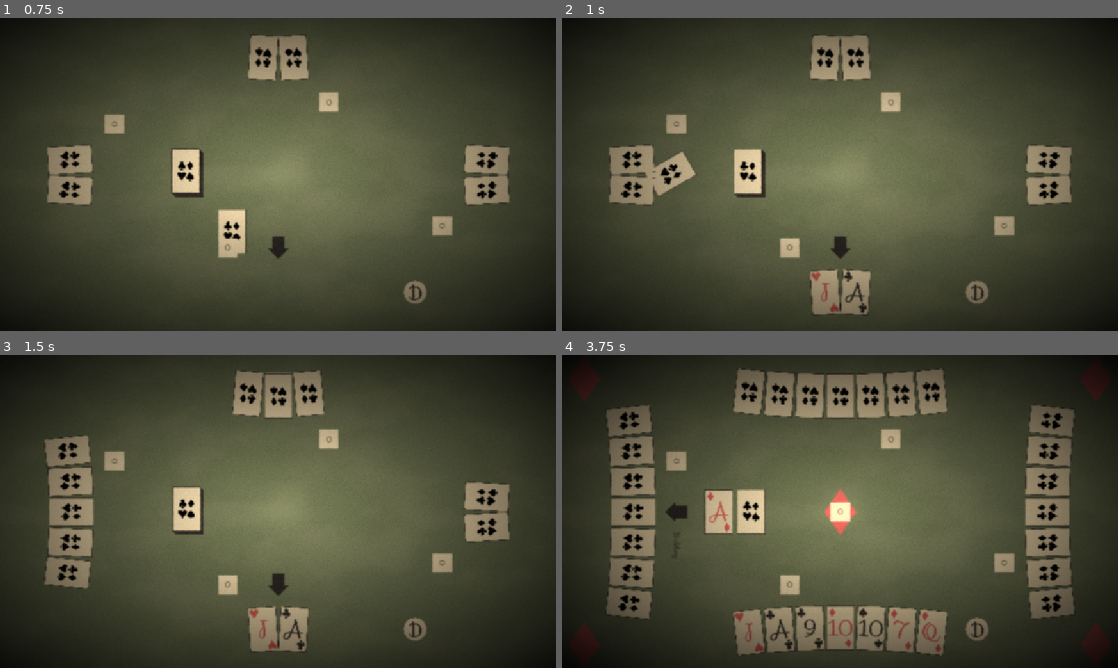
Above: before the commit, frames 1-4 (two rows, left to right).
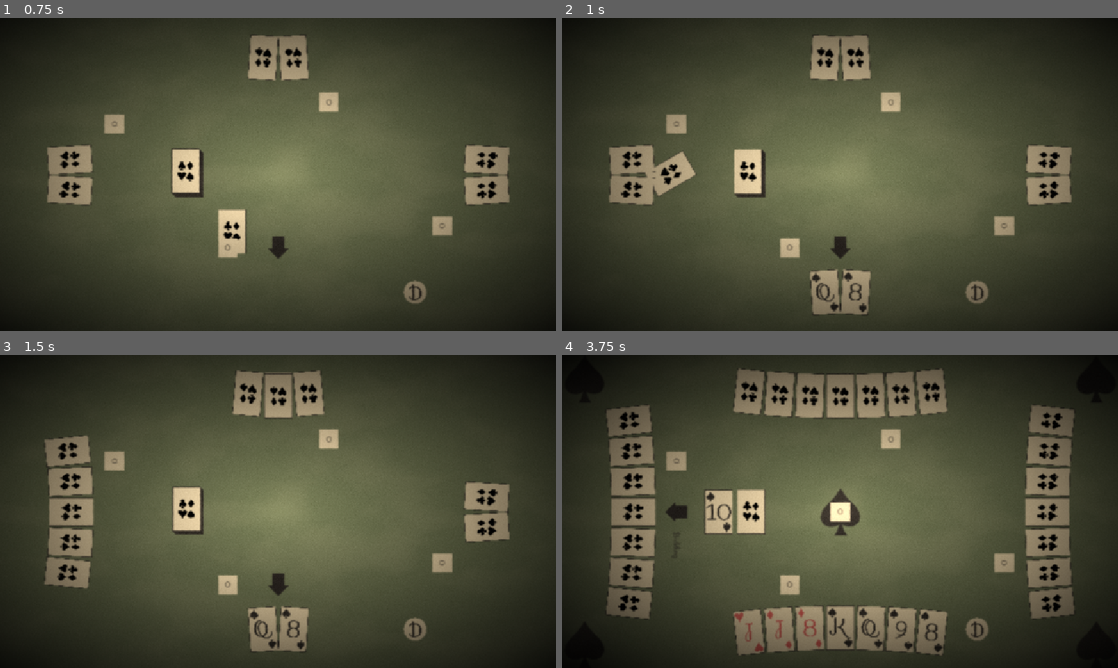
Above: after the commit, the same moments.

Repository: CMurtagh-LGTM/brackeys25.2
Game: Godot game, scene res://Main.tscn
Two runs of this game, one before a commit and one after it. Both use one fixed random seed, a clock stepped at 60 frames per second and the inputs below.
Inputs (mouse positions are in pixels of both pictures, inside the frame that each line leads up to):
- Up to frame 1 (0.75 s): move the mouse to (189, 174) at 0.52 s; click (189, 174) at 0.67 s
- Up to frame 2 (1 s): no input
- Up to frame 3 (1.5 s): move the mouse to (189, 511) at 1.27 s; click (189, 511) at 1.42 s
- Up to frame 4 (3.75 s): move the mouse to (751, 511) at 2.02 s; click (751, 511) at 2.17 s; move the mouse to (751, 511) at 2.77 s; click (751, 511) at 2.92 s; move the mouse to (751, 630) at 3.52 s; click (751, 630) at 3.67 s

Frame 1 is identical in both runs. In frame 2, 0.3% of the frame differs, in the area x 44-55%, y 80-95%; in frame 3, 0.3%; in frame 4, 2.7%, in the area x 1-99%, y 4-96%.

Commit message:
more ai and hand sorting

Diff:
--- a/Deck/Deck.gd
+++ b/Deck/Deck.gd
@@ -25,6 +25,3 @@
 
 func peek_top() -> Card:
 	return _cards.peek_top()
-
-func _ready() -> void:
-	reset()
--- a/GameManager/GameManager.gd
+++ b/GameManager/GameManager.gd
@@ -20,6 +20,9 @@
 @onready var _call_info: Label = $BidInfo/CallInfo
 
 @onready var _pips: Array[Sprite2D] = [$Pips/Pip0, $Pips/Pip1, $Pips/Pip2, $Pips/Pip3, $Pips/Pip4]
+
+@onready var _deck: Deck = $Deck
+@onready var _trick: Trick = $Trick
 
 const _arrow_offsets: Array[Vector2] = [
 	Vector2.DOWN * -Card.height,
@@ -33,9 +36,7 @@
 var _deal_packets: Array[int] = [2, 3, 2]
 var _deal_count: int = 3 # Number of times to deal
 
-var _deck: Deck
 var _hands: Array[Hand]
-var _trick: Trick
 var _turnup: Card = null
 
 var _trump: Suit
@@ -56,13 +57,6 @@
 func _ready() -> void:
 	globals.viewport_resize.connect(_on_viewport_resize)
 
-	_deck = _deck_scene.instantiate()
-	_deck.deck_info = deck_info
-	add_child(_deck)
-
-	_trick = _trick_scene.instantiate()
-	add_child(_trick)
-
 	_next.visible = false
 	_bid_info.visible = false
 
@@ -82,11 +76,7 @@
 
 	_on_viewport_resize()
 
-	_hands[0].set_is_player()
-
-	_dealer = randi_range(0, 3)
-
-	_deal()
+	_start_game()
 
 func _calculate_game_state() -> GameState:
 	return GameState.new(_trump, _trick.lead_suit(_trump), _deck.deck_info, _trick.get_cards(), _trick.card_count() == _hands.size() - 1)
@@ -103,15 +93,21 @@
 	_hands[_current_hand].gain_turn(_calculate_game_state())
 	_point_to_hand(_hand_index_to_compass(_current_hand))
 
-static func sum(accum, number):
-	return accum + number
+func _start_game() -> void:
+	_deck.deck_info = deck_info
+	_deck.reset()
+
+	_hands[0].set_is_player()
+	_dealer = randi_range(0, _hands.size() - 1)
+
+	_deal()
 
 func _deal() -> void:
 	_trump = null;
 	_on_update_trump()
 	_hands[_dealer].set_is_dealer()
 	_current_hand = (_dealer + 1) % _hands.size()
-	assert(_deal_packets.reduce(sum) == _deal_size)
+	assert(_deal_packets.reduce(Utils.sum) == _deal_size)
 	for packet: int in _deal_packets:
 		for relative_hand_index: int in _hands.size():
 			var hand = _hands[(relative_hand_index + _current_hand) % _hands.size()]
@@ -146,9 +142,9 @@
 		var disallowed_bid: int = (_deal_size - current_total) / (_hands.size() - relative_bid_index)
 
 		if hand.is_player():
-			await hand.player_bid(disallowed_bid)
+			await hand.player_bid(disallowed_bid, _deal_size)
 		else:
-			await hand.ai_bid(disallowed_bid, _hands[highest_bidder_index].current_bid(), _deck.peek_top(), _calculate_game_state())
+			await hand.ai_bid(disallowed_bid, _deal_size, _hands[highest_bidder_index].current_bid(), _deck.peek_top(), _calculate_game_state())
 
 		if hand.current_bid() > _hands[highest_bidder_index].current_bid():
 			highest_bidder_index = _current_hand
@@ -173,7 +169,7 @@
 	var highest_bidder: Hand = _hands[highest_bidder_index]
 	highest_bidder.add_card(_turnup)
 	_turnup = null
-	var _discarded_cards: Array[Card] = await highest_bidder.discard(_deal_size, _calculate_game_state(), "Bonus")
+	var _discarded_cards: Array[Card] = await highest_bidder.discard_to_bonus(_deal_size, _calculate_game_state(), "Bonus")
 	for card in _discarded_cards:
 		card.reveal()
 	await _bonus_pile.append(_discarded_cards)
--- a/GameManager/GameManager.tscn
+++ b/GameManager/GameManager.tscn
@@ -7,6 +7,8 @@
 [ext_resource type="Texture2D" uid="uid://b71j10i488kgw" path="res://Assets/Suits/Diamond.svg" id="5_hoh1d"]
 [ext_resource type="Texture2D" uid="uid://db1vhbyfchdln" path="res://Assets/Suits/Club.svg" id="6_6wl2n"]
 [ext_resource type="PackedScene" uid="uid://c767fye8y5ef1" path="res://Deck/Stack.tscn" id="8_6wl2n"]
+[ext_resource type="PackedScene" uid="uid://wd0t3t1h80bu" path="res://Trick/Trick.tscn" id="8_tb2wi"]
+[ext_resource type="PackedScene" uid="uid://bmtthu0vjtlh3" path="res://Deck/Deck.tscn" id="9_tb2wi"]
 
 [node name="GameManager" type="Node2D"]
 script = ExtResource("1_v4rul")
@@ -81,7 +83,7 @@
 vertical_alignment = 1
 
 [node name="Discard" parent="." instance=ExtResource("8_6wl2n")]
-position = Vector2(760, 324)
+position = Vector2(828, 324)
 
 [node name="Bonus" parent="." instance=ExtResource("8_6wl2n")]
 position = Vector2(760, 324)
@@ -95,3 +97,9 @@
 text = "1"
 horizontal_alignment = 1
 vertical_alignment = 1
+
+[node name="Trick" parent="." instance=ExtResource("8_tb2wi")]
+position = Vector2(576, 324)
+
+[node name="Deck" parent="." instance=ExtResource("9_tb2wi")]
+position = Vector2(392, 324)
--- a/Hand/AI.gd
+++ b/Hand/AI.gd
@@ -3,12 +3,21 @@
 
 const _delay := 0.5
 
-var _mistake_chance: float = 0.0 if Globals.debug_ai else 0.1
-var _bid_terribleness: float = 0.001 if Globals.debug_ai else 1.0
+const _mistake_chance: float = 0.0 if Globals.debug_ai else 0.1
+const _bid_deviation: float = 0.5 if Globals.debug_ai else 1.0
 
 # TODO calculate the threshold based on the deck
 const singleton_threshold: Card.Ordinal = Card.Ordinal.QUEEN
 const offsuit_threshold: Card.Ordinal = Card.Ordinal.ACE
+
+const stash_threshold: float = 1.5
+const high_bid: int = 3
+# How much to reduce score (highest_bid - high_bid + 1) * high_bid_penalty
+const high_bid_penalty = 0.25
+const turnup_score_threshold: float = 0.5
+const turnup_reveal_threshold: float = 0.75
+
+var _stashing: bool = false
 
 func _best_card_ordinal(cards: Array[Card], trump: Suit, exclude_suit: Suit, threshold: Card.Ordinal, include_bowers: bool = false) -> Card:
 	var best_card: Card = null
@@ -171,7 +180,7 @@
 
 	return _last(game_state, cards)
 
-func decide_bid(disallowed_bid: int, highest_bid: int, revealed_card: Card, game_state: GameState, cards: Array[Card]) -> int:
+func decide_bid(min_allowed_bid: int, max_allowed_bid, highest_bid: int, revealed_card: Card, game_state: GameState, cards: Array[Card]) -> int:
 	await cards[0].get_tree().create_timer(_delay).timeout
 
 	# Calculate these outside the loop to keep O(n)
@@ -182,38 +191,53 @@
 	for card: Card in cards:
 		score += _trick_score_win_change(card, low, high, game_state.trump)
 
-	# TODO reduce score if others have bid high
-
-	score += randf_range(-_bid_terribleness, _bid_terribleness)
-	if int(score) == highest_bid and _trick_score_win_change(revealed_card, low, high, game_state.trump) > 0.5:
-		print("trying for turnup")
+	score += randfn(0, _bid_deviation)
+
+	if highest_bid >= high_bid:
+		ai_print("lowering bid due to high bid")
+		score -= (highest_bid - high_bid + 1) * high_bid_penalty
+
+	if ((score == highest_bid + turnup_score_threshold or score == min_allowed_bid + turnup_score_threshold)
+		and _trick_score_win_change(revealed_card, low, high, game_state.trump) > turnup_reveal_threshold):
+		ai_print("trying for turnup")
 		score += 1
+
+	if (score > highest_bid + stash_threshold) and (score > min_allowed_bid + stash_threshold):
+		ai_print("trying for stash")
+		score -= 1
+		_stashing = true
 
 	if Globals.debug_ai:
 		print("bid score: ", score)
 
-	if disallowed_bid < int(score):
-		return int(score)
-	else:
-		return disallowed_bid + 1
-
-
-func card_lowest_change_to_win(cards: Array[Card], game_state: GameState) -> int:
+	@warning_ignore("narrowing_conversion")
+	return clampf(score, min_allowed_bid, max_allowed_bid)
+
+func _lowest_score_card_index(cards: Array[Card], low: float, high: float, trump: Suit, only_trumps: bool) -> int:
+	var worst_index: int = 0
+	var worst_score: float = INF
+	for index: int in cards.size():
+		if only_trumps and cards[index].suit(trump) != trump:
+			continue
+
+		var score: float = _trick_score_win_change(cards[index], low, high, trump)
+		if score < worst_score:
+			worst_score = score
+			worst_index = index
+	return worst_index
+
+func decide_bonus_discard(cards: Array[Card], game_state: GameState) -> int:
 	await cards[0].get_tree().create_timer(_delay).timeout
 
 	# Calculate these outside the loop to keep O(n)
 	var low: Card.Ordinal = game_state.deck_info.lowest_ordinal()
 	var high: Card.Ordinal = game_state.deck_info.highest_ordinal()
 
-	var worst_index: int = 0
-	var worst_score: float = INF
-	for index: int in cards.size():
-		var score: float = _trick_score_win_change(cards[index], low, high, game_state.trump)
-		if score < worst_score:
-			worst_score = score
-			worst_index = index
-
-	return worst_index
+	if _stashing:
+		_stashing = false
+		return _lowest_score_card_index(cards, low, high, game_state.trump, true)
+
+	return _lowest_score_card_index(cards, low, high, game_state.trump, false)
 
 const trump_bonus: float = 0.4
 
--- a/Hand/Hand.gd
+++ b/Hand/Hand.gd
@@ -20,7 +20,7 @@
 
 var _cards: Array[Card] = []
 var _ai: AI = AI.new()
-var _focus_index: int = 0
+var _focus_index: int = -1
 var _current_deal_score: int = 0
 var _current_bid: int = 0
 var _total_score: int = 0
@@ -51,7 +51,7 @@
 	_cards.erase(card)
 	_position_cards()
 
-func discard(new_hand_size: int, game_state: GameState, target: String = "") -> Array[Card]:
+func discard_to_bonus(new_hand_size: int, game_state: GameState, target: String = "") -> Array[Card]:
 	_is_discarding = true
 	_info_display.visible = true
 	_info_display_label.text = "Discarding" + (" to " + target if target else "")
@@ -62,7 +62,7 @@
 		if _ai == null:
 			card_index = await  SignalGroup.new().one(click_signals)
 		else:
-			card_index = await _ai.card_lowest_change_to_win(_cards, game_state)
+			card_index = await _ai.decide_bonus_discard(_cards, game_state)
 		cards_discarded.push_back(_cards[card_index])
 		_cards[card_index].conceal()
 		_cards.remove_at(card_index)
@@ -105,7 +105,7 @@
 	_total_score_label.text = str(_total_score)
 	_current_deal_score = 0
 
-func player_bid(disallowed_bid: int) -> void:
+func player_bid(disallowed_bid: int, _max_allowed_bid: int) -> void:
 	_info_display.visible = true
 	_info_display_label.text = "Bidding"
 
@@ -117,10 +117,10 @@
 	_info_display.visible = false
 	_set_bid_indicator()
 
-func ai_bid(disallowed_bid: int, highest_bid: int, revealed_card: Card, game_state: GameState) -> void:
+func ai_bid(disallowed_bid: int, max_allowed_bid: int, highest_bid: int, revealed_card: Card, game_state: GameState) -> void:
 	_info_display.visible = true
 	_info_display_label.text = "Bidding"
-	_current_bid = await _ai.decide_bid(disallowed_bid, highest_bid, revealed_card, game_state, _cards)
+	_current_bid = await _ai.decide_bid(disallowed_bid + 1, max_allowed_bid, highest_bid, revealed_card, game_state, _cards)
 	_info_display.visible = false
 	_set_bid_indicator()
 
@@ -133,7 +133,7 @@
 		card.reset_state()
 	_cards.clear()
 	cards.append_array(_stack.clear())
-	_focus_index = 0
+	_focus_index = -1
 	_current_deal_score = 0
 	_current_bid = 0
 	_hand_score_label.visible = false
@@ -159,6 +159,7 @@
 	_info_display.visible = false
 	for card: Card in _cards:
 		card.set_active(false)
+	_focus_index = -1
 	_position_cards()
 
 func _hand_arc(x: float) -> float:
@@ -176,6 +177,8 @@
 	play.emit(card)
 
 func _position_cards() -> void:
+	_sort_hand()
+
 	for card_index: int in _cards.size():
 		var card: Card = _cards[card_index]
 		var x: float = card_index - _cards.size()/2.0 + 0.5
@@ -192,7 +195,22 @@
 	_total_score_indicator.position = Vector2(-105, -Card.height)
 	_info_display.position = Vector2(70, -Card.height)
 
+func _sort_hand() -> void:
+	_cards.sort_custom(func(a: Card, b: Card) -> bool:
+		if a.suit(null).colour as int != b.suit(null).colour as int:
+			return a.suit(null).colour as int > b.suit(null).colour as int
+
+		if a.suit(null).name != b.suit(null).name:
+			return a.suit(null).name > b.suit(null).name
+
+		if a.get_bower(null) > b.get_bower(null):
+			return a.get_bower(null) > b.get_bower(null)
+
+		return a.ordinal() > b.ordinal()
+	)
+
 func _update_focused_card() -> void:
+	assert(_focus_index >= 0)
 	_position_cards()
 	for card: Card in _cards:
 		card.set_can_play(Card.CanPlay.NONE)
@@ -211,12 +229,6 @@
 	_bid_indicator.visible = true
 	_bid_indicator.modulate = Globals.LIGHT_RED
 	_bid_label.text = str(_current_bid)
-
-func _has_suit(suit: Suit, trump: Suit) -> bool:
-	for card: Card in _cards:
-		if card.suit(trump) == suit:
-			return true
-	return false
 
 func _can_play_card(card: Card) -> bool:
 	var card_suit: Suit = card.suit(_turn_game_state.trump)
@@ -227,7 +239,7 @@
 	# Need to follow suit
 	if card_suit == _turn_game_state.lead_suit:
 		return true
-	if not _has_suit(_turn_game_state.lead_suit, _turn_game_state.trump):
+	if not Utils.has_suit(_cards, _turn_game_state.lead_suit, _turn_game_state.trump):
 		return true
 	return false
 
@@ -244,5 +256,8 @@
 func _on_card_hovered(card: Card) -> void:
 	if not _has_turn and not _is_discarding:
 		return
-	_focus_index = _cards.find(card)
+	var new_focus_index: int = _cards.find(card)
+	if _focus_index == new_focus_index:
+		return
+	_focus_index = new_focus_index
 	_update_focused_card()
--- /dev/null
+++ b/Util/funcs.gd
@@ -0,0 +1,11 @@
+class_name Utils
+extends RefCounted
+
+static func sum(accum, number):
+	return accum + number
+
+static func has_suit(cards: Array[Card], suit: Suit, trump: Suit) -> bool:
+	for card: Card in cards:
+		if card.suit(trump) == suit:
+			return true
+	return false
Not shown: 1 places in GameManager/GameManager.tscn that only renumber resources
Not shown, added: Util/funcs.gd.uid
